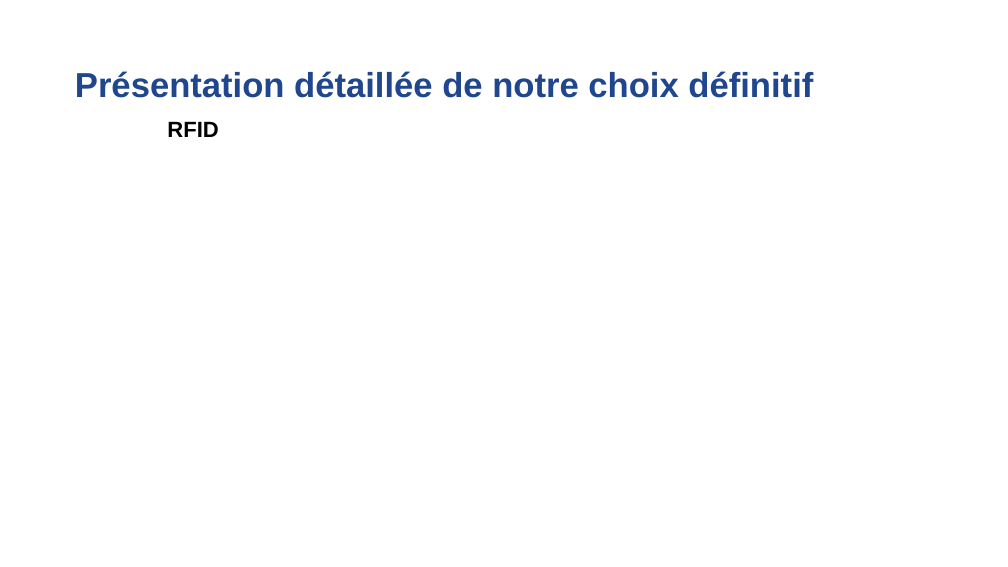
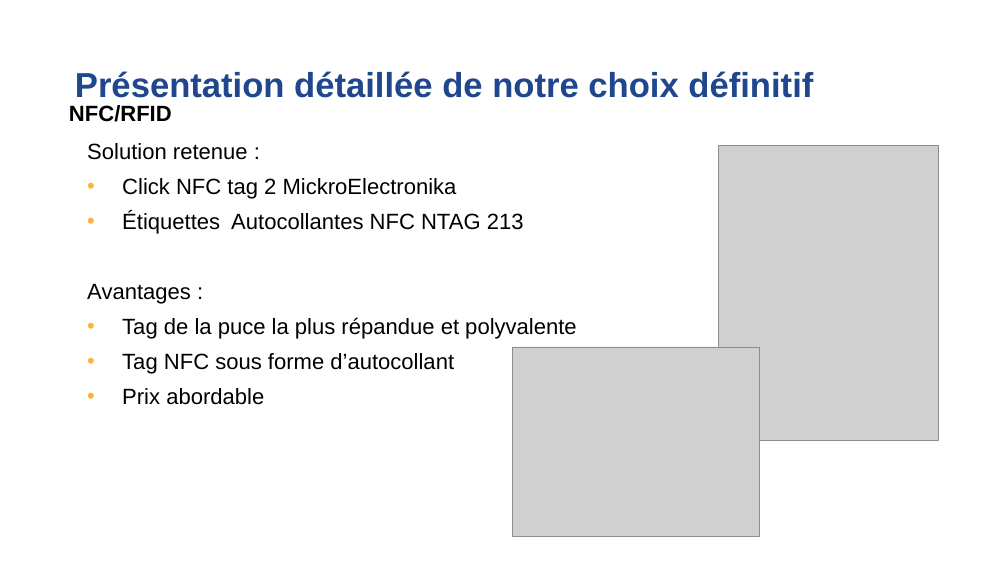
Before and after one commit to Laffargue-ElsysDesign/Robot_Surveillance_V3, a slide deck: slide 6 of GestionDeProjet/Reunions/Reunion 14_04_2022/Reunion_avancement14_04_22.pptx. Drawn at 1008x567 pixels with LibreOffice and Linux fonts; fonts in the diff are those of the drawing; grey boxes stand for pictures; background and template pictures are left out. Boxes give left, top, right and bottom in pixels: in the first picture for what was removed or moved away, otherwise in the second. Text is boxed around its words. In the diff, an @@ line names an element or a change of style, - is before the commit and + after.

```diff
--- a/GestionDeProjet/Reunions/Reunion 14_04_2022/Reunion_avancement14_04_22.pptx
+++ b/GestionDeProjet/Reunions/Reunion 14_04_2022/Reunion_avancement14_04_22.pptx
@@ text at [69, 105, 172, 122]: text changed @@
-RFID
+NFC/RFID
@@ text added at [87, 143, 576, 405], 21 pt, text #000000 @@
+Solution retenue :
+• Click NFC tag 2 MickroElectronika
+• Étiquettes Autocollantes NFC NTAG 213
+Avantages :
+• Tag de la puce la plus répandue et polyvalente
+• Tag NFC sous forme d’autocollant
+• Prix abordable
@@ picture added at [718, 145, 938, 441] @@
@@ picture added at [513, 347, 759, 536] @@
```
